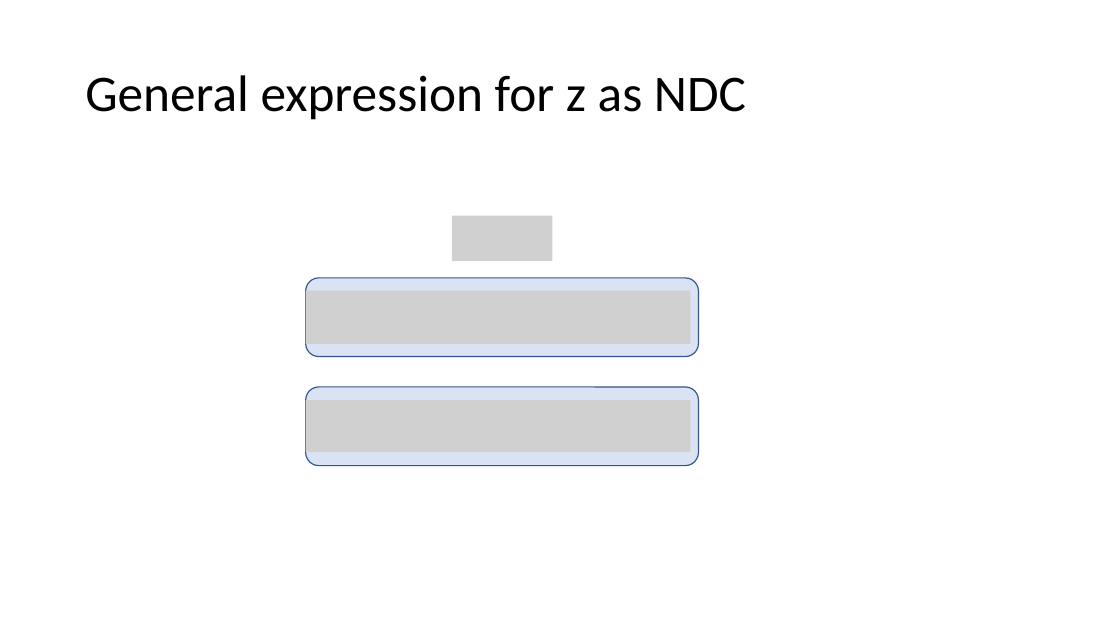
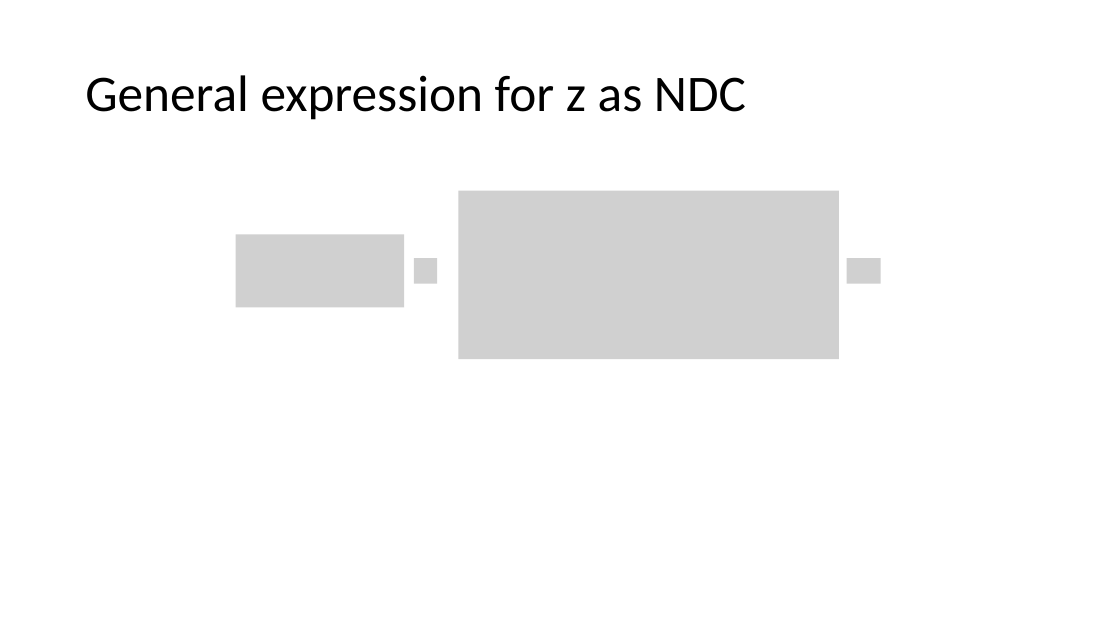
Before and after one commit to andyprowl/ape, a slide deck: slide 12 of Infrastructure/Documentation/docs/Projection/Perspective/Images/Source/PerspectiveProjection.pptx (slide 10 before the commit). Drawn at 1120x630 pixels with LibreOffice and Linux fonts; fonts in the diff are those of the drawing; grey boxes stand for pictures. Boxes give left, top, right and bottom in pixels: in the first picture for what was removed or moved away, otherwise in the second. Text is boxed around its words. In the diff, an @@ line names an element or a change of style, - is before the commit and + after.

```diff
--- a/Infrastructure/Documentation/docs/Projection/Perspective/Images/Source/PerspectiveProjection.pptx
+++ b/Infrastructure/Documentation/docs/Projection/Perspective/Images/Source/PerspectiveProjection.pptx
@@ picture removed at (x1=452, y1=216, x2=553, y2=261) @@
@@ group added at (x1=235, y1=191, x2=881, y2=360): 4 pictures @@
@@ rounded rectangle removed at (x1=306, y1=278, x2=699, y2=357) @@
@@ picture removed at (x1=306, y1=291, x2=691, y2=344) @@
@@ rounded rectangle removed at (x1=306, y1=387, x2=699, y2=466) @@
@@ picture removed at (x1=306, y1=400, x2=691, y2=452) @@
```
Also in this commit, not shown: 6 other slides changed, 4 slides added, 1 slide removed, 23 other files.
